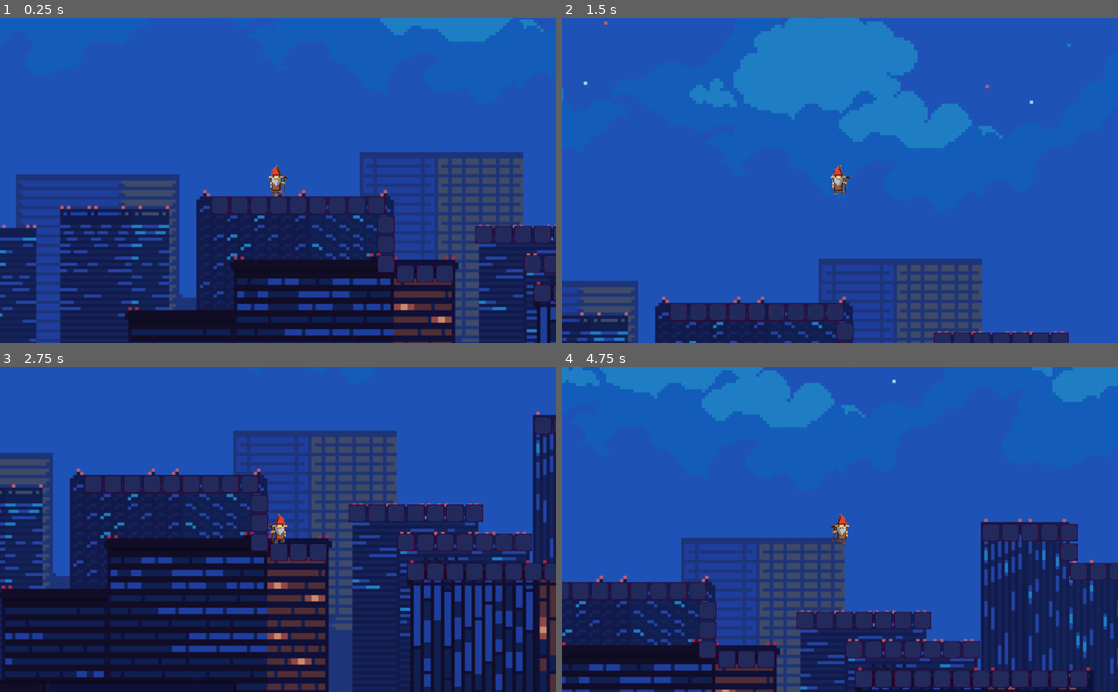
Above: before the commit, frames 1-4 (two rows, left to right).
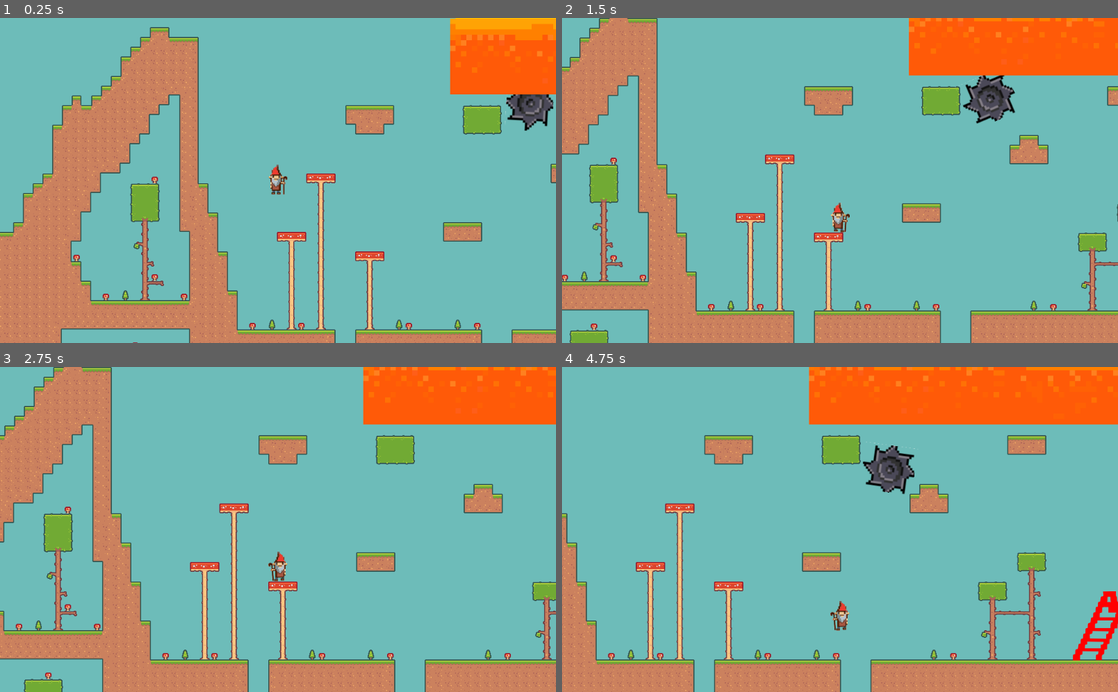
Above: after the commit, the same moments.

Repository: User7800/gamed_prjt2_feb23
Game: Godot game, scene res://Maps/MainScene.tscn
Same seed, same stepped clock (60 frames per second), same inputs: the game is played once before the commit and once after it. Before the commit the project starts from res://Maps/Level2.tscn.
Inputs:
- Up to frame 1 (0.25 s): no input
- Up to frame 2 (1.5 s): hold Right (ui_right) from 0.53 s (still down); tap Up (ui_up) at 0.77 s
- Up to frame 3 (2.75 s): tap Up (ui_up) at 1.52 s; release Right (ui_right) at 2.03 s; hold Left (ui_left) from 2.03 s (still down)
- Up to frame 4 (4.75 s): release Left (ui_left) at 2.78 s; hold Right (ui_right) 2.78-4.28 s; tap Up (ui_up) at 3.02, 3.77, 4.52 s; hold Left (ui_left) from 4.28 s (still down)

The runs differ from the first frame. In frame 1, 100% of the frame differs, in the area x 0-100%, y 0-100%; in frame 2, 100%; in frame 3, 100%; in frame 4, 100%.

Commit message:
att
att6

Diff:
--- a/ASSETS/Molten Metal.tscn
+++ b/ASSETS/Molten Metal.tscn
@@ -1,7 +1,7 @@
 [gd_scene load_steps=5 format=2]
 
-[ext_resource path="res://Molten Metal.png" type="Texture" id=1]
-[ext_resource path="res://Molten Metal.gd" type="Script" id=2]
+[ext_resource path="res://ASSETS/Molten Metal.png" type="Texture" id=1]
+[ext_resource path="res://ASSETS/Molten Metal.gd" type="Script" id=2]
 
 [sub_resource type="TileSet" id=1]
 0/name = "Molten Metal.png 0"
--- a/Maps/MainScene.tscn
+++ b/Maps/MainScene.tscn
@@ -7,6 +7,7 @@
 [ext_resource path="res://SawAnimationPlayer.gd" type="Script" id=5]
 [ext_resource path="res://ASSETS/sawsAni.png" type="Texture" id=6]
 [ext_resource path="res://ASSETS/Playground level background.png" type="Texture" id=7]
+[ext_resource path="res://ASSETS/Molten Metal.tscn" type="PackedScene" id=8]
 
 [sub_resource type="RectangleShape2D" id=1]
 extents = Vector2( 2714.5, 105 )
@@ -138,6 +139,9 @@
 position = Vector2( 1085, 506 )
 scale = Vector2( 0.5, 0.5 )
 
+[node name="Area2D" parent="." instance=ExtResource( 8 )]
+position = Vector2( -135, 75 )
+
 [connection signal="body_entered" from="fall_area" to="Robert" method="_on_Area2D_body_entered"]
 [connection signal="body_entered" from="Saw/SawArea" to="Robert" method="_on_SawArea_body_entered"]
 
--- a/project.godot
+++ b/project.godot
@@ -11,7 +11,7 @@
 [application]
 
 config/name="GnomishSafetyTester"
-run/main_scene="res://Maps/Level2.tscn"
+run/main_scene="res://Maps/MainScene.tscn"
 config/icon="res://icon.png"
 
 [gui]
Not shown: 1 places in Maps/MainScene.tscn that only renumber resources
